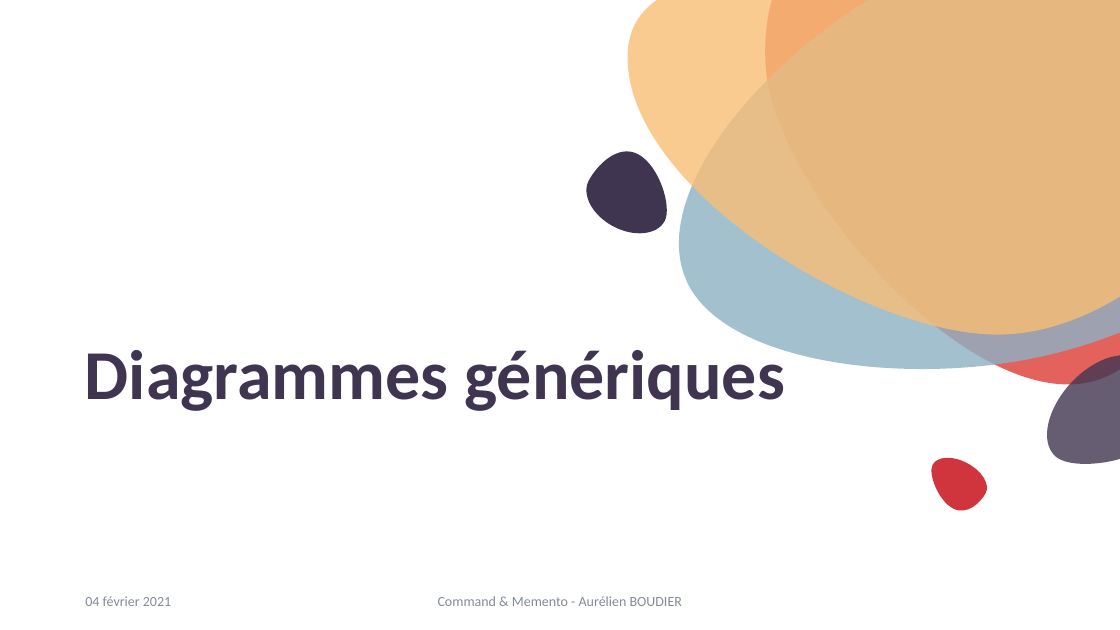
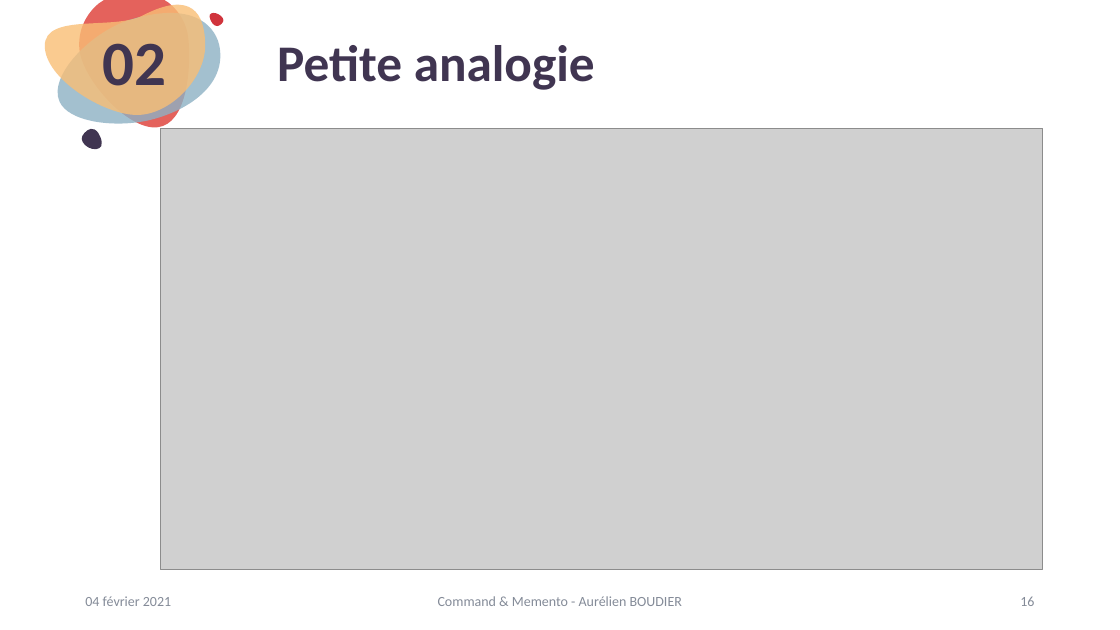
Before and after one commit to kyweez/CDA-14-DESIGN-PATTERN, a slide deck: slide 16 of 01-Powerpoint-presentation/PowerpointPresentation.pptx (slide 19 before the commit). Drawn at 1120x630 pixels with LibreOffice and Linux fonts; fonts in the diff are those of the drawing; grey boxes stand for pictures. Boxes give left, top, right and bottom in pixels: in the first picture for what was removed or moved away, otherwise in the second. Text is boxed around its words. In the diff, an @@ line names an element or a change of style, - is before the commit and + after.

```diff
--- a/01-Powerpoint-presentation/PowerpointPresentation.pptx
+++ b/01-Powerpoint-presentation/PowerpointPresentation.pptx
@@ freeform shape added at [45, 5, 205, 115], fill #F9BE75 at 80% opacity @@
@@ freeform shape added at [58, 13, 221, 124], fill #8DB1C4 at 80% opacity @@
@@ freeform shape added at [79, 0, 189, 128], fill #E4625C @@
@@ freeform shape added at [209, 13, 223, 26], fill #D0343C @@
@@ freeform shape removed at [628, 0, 1120, 334] @@
@@ freeform shape removed at [679, 0, 1120, 369] @@
@@ freeform shape removed at [765, 0, 1120, 385] @@
@@ text added at [102, 43, 166, 86], 54 pt, text #403551, bold @@
+02
@@ title added at [277, 45, 595, 90], 44 pt, text #403551, bold @@
+Petite analogie
@@ freeform shape added at [82, 129, 102, 149], fill #403551 @@
@@ picture added at [160, 128, 1044, 569] @@
@@ freeform shape removed at [586, 151, 667, 234] @@
@@ title removed at [85, 341, 785, 411] @@
-Diagrammes génériques
@@ freeform shape removed at [1047, 355, 1120, 464] @@
@@ freeform shape removed at [932, 458, 987, 511] @@
@@ page number added at [1020, 596, 1034, 606], 12 pt, text #848B98 @@
+16
```
Also in this commit, not shown: 30 other slides changed, 2 slides added.
